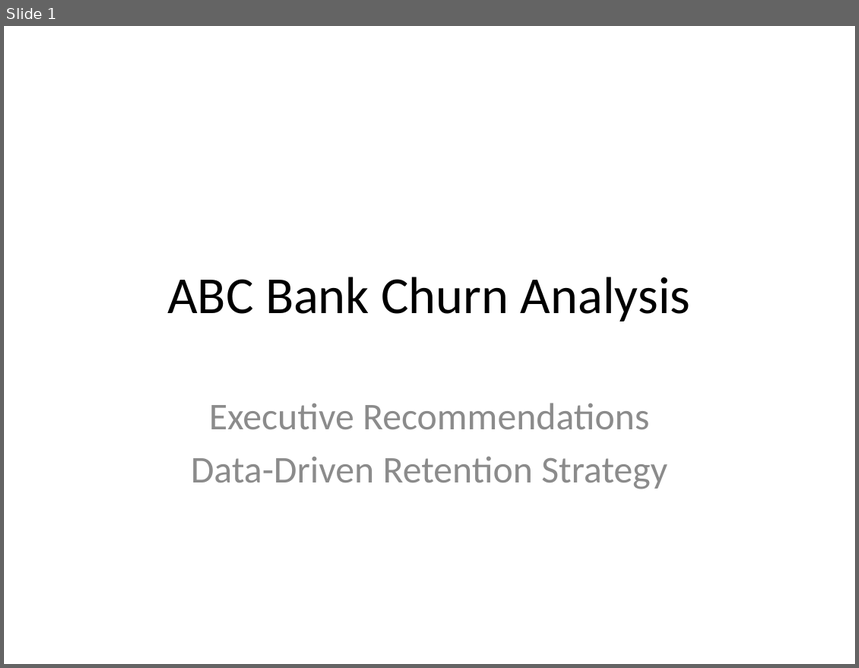
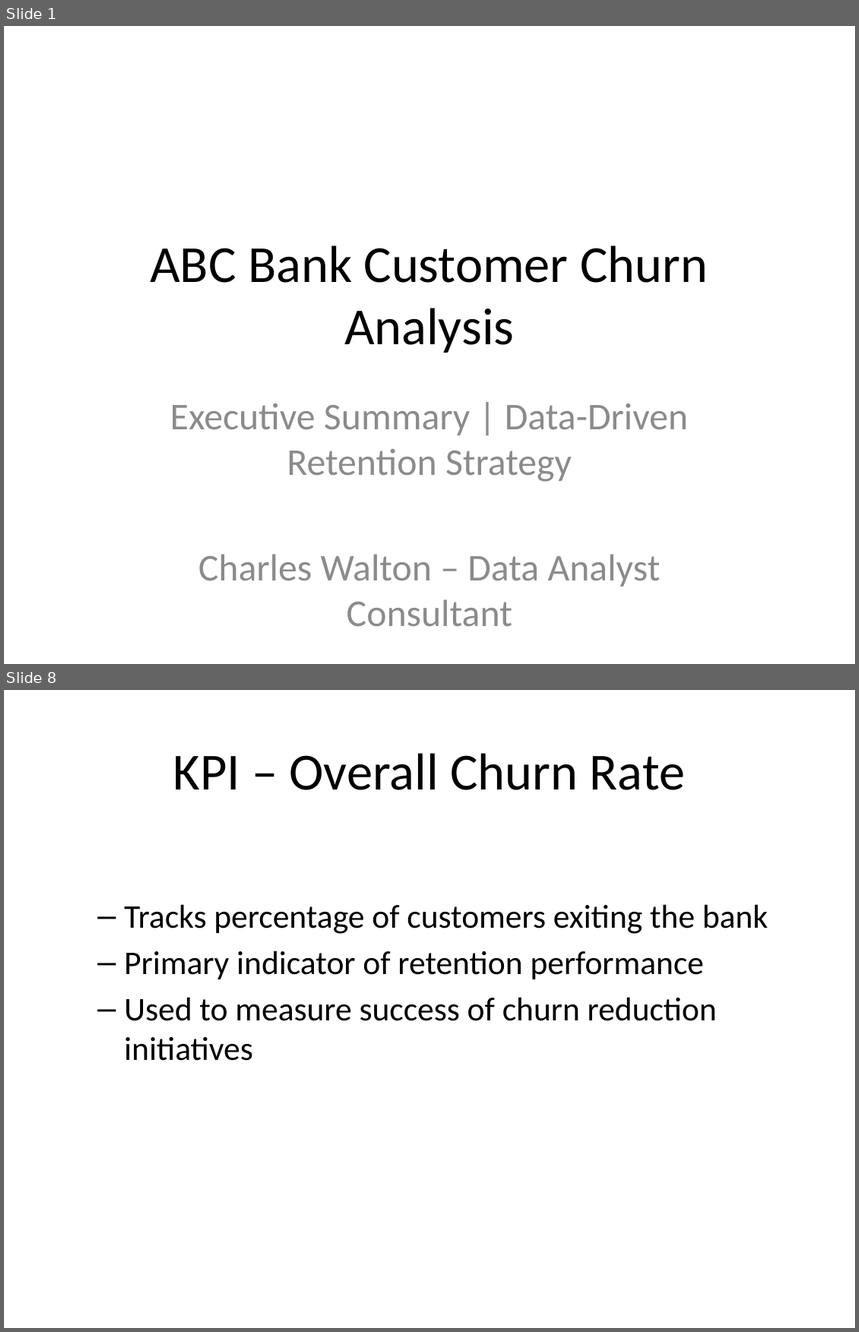
Before and after one commit to cwalton133/abc-bank-churn-analysis, a slide deck: slides/ABC_Bank_Churn_Recommendations.pptx. Shown one above the other, each under a label of ours: slide 1 before the commit, slides 1 and 8 after it; the slides between them are not shown. The pictures are 859x668 and 859x1332 pixels, drawn with LibreOffice and Linux fonts; fonts in the diff are those of the drawing. Boxes give left, top, right and bottom in pixels: in the first picture for what was removed or moved away, otherwise in the second. Text is boxed around its words. In the diff, an @@ line names an element or a change of style, - is before the commit and + after.

```diff
--- a/slides/ABC_Bank_Churn_Recommendations.pptx
+++ b/slides/ABC_Bank_Churn_Recommendations.pptx
@@ slide 8 added at (x1=4, y1=690, x2=855, y2=1328), background #FFFFFF @@
@@ title added at (x1=173, y1=753, x2=686, y2=790), 44 pt, text #000000 @@
+KPI – Overall Churn Rate
@@ text added at (x1=124, y1=904, x2=768, y2=1061), 28 pt, text #000000 @@
+  – Tracks percentage of customers exiting the bank
+  – Primary indicator of retention performance
+  – Used to measure success of churn reduction initiatives
@@ slide 1 changed as well @@
@@ title at (x1=150, y1=246, x2=708, y2=353): text changed @@
-ABC Bank Churn Analysis
+ABC Bank Customer Churn Analysis
@@ subtitle at (x1=170, y1=404, x2=688, y2=626): text changed @@
-Executive Recommendations
-Data-Driven Retention Strategy
+Executive Summary | Data-Driven Retention Strategy
+Charles Walton – Data Analyst Consultant
```
Also in this commit, not shown: 3 other slides changed, 5 other slides added, 6 slides removed.
